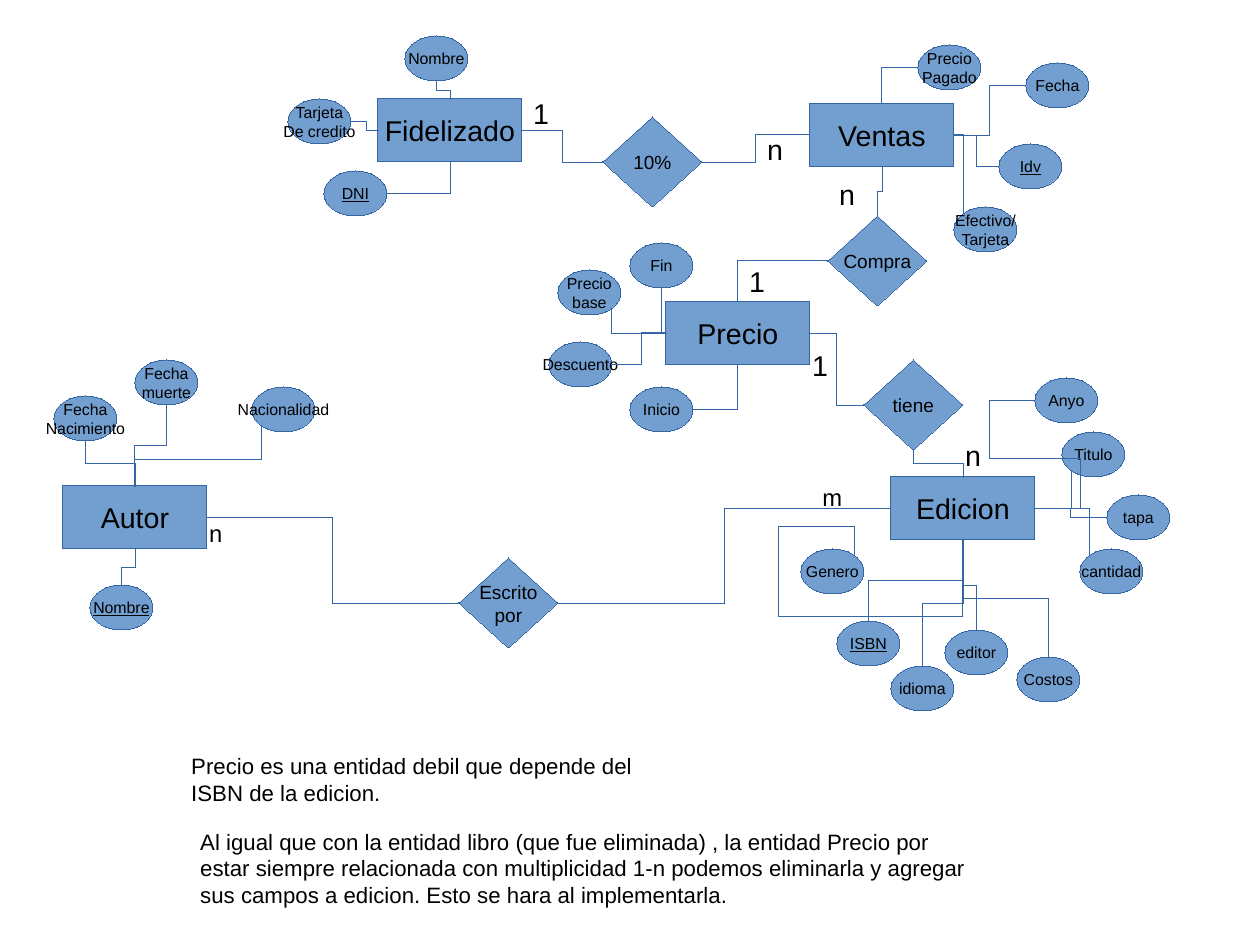
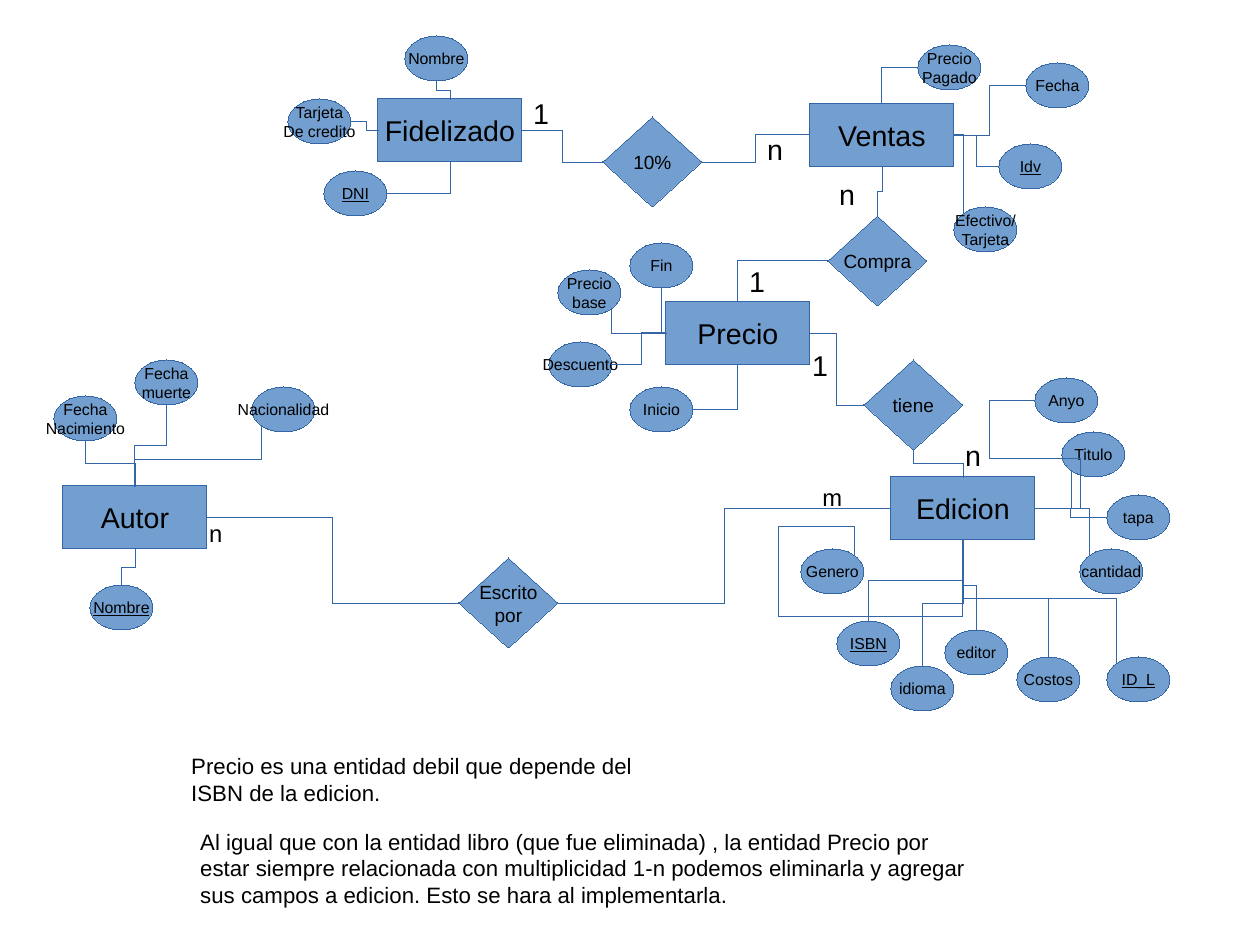
Before and after one commit to GonzaloMC7/EDAT, a slide deck: slide 1 of ER-p1.odp. Drawn at 1260x945 pixels with LibreOffice and Linux fonts; fonts in the diff are those of the drawing. Boxes give left, top, right and bottom in pixels: in the first picture for what was removed or moved away, otherwise in the second. Text is boxed around its words. In the diff, an @@ line names an element or a change of style, - is before the commit and + after.

```diff
--- a/ER-p1.odp
+++ b/ER-p1.odp
@@ elbow line added from (964, 540) to (1117, 664), #3465A4 0 pt @@
@@ ellipse added at (1108, 657, 1171, 702), fill #729FCF, outline #3465A4 0 pt, 10 pt, text #000000, underline @@
+ID_L
```
Also in this commit, not shown: 2 other files.
